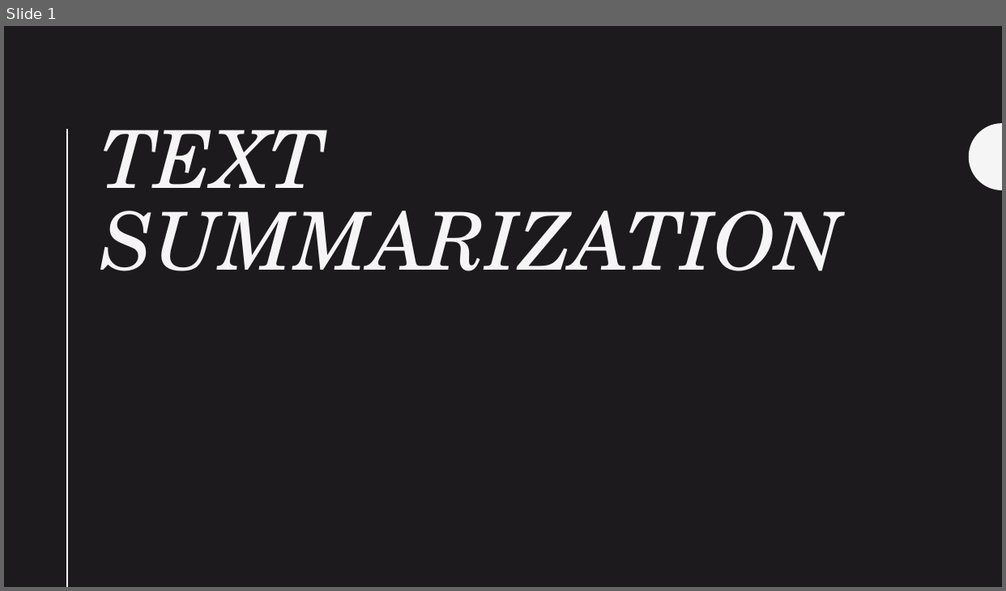
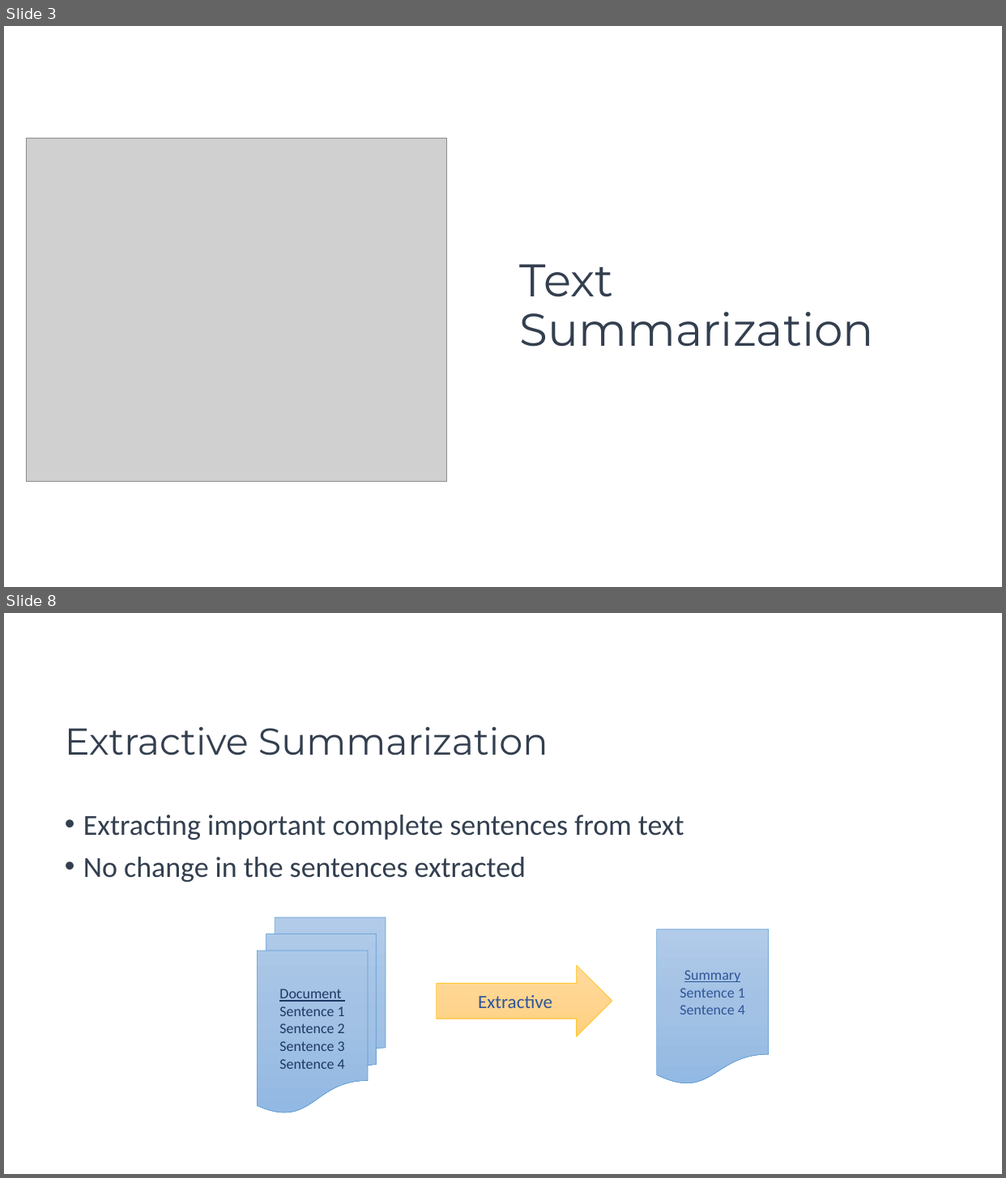
Before and after one commit to mhserry/F21AA, a slide deck: CW2/Submission/Text Summarization.pptx. Shown one above the other, each under a label of ours: slide 1 before the commit, slides 3 and 8 after it; the slides between them are not shown. The pictures are 1006x591 and 1006x1178 pixels, drawn with LibreOffice and Linux fonts; fonts in the diff are those of the drawing; grey boxes stand for pictures. Boxes give left, top, right and bottom in pixels: in the first picture for what was removed or moved away, otherwise in the second. Text is boxed around its words. In the diff, an @@ line names an element or a change of style, - is before the commit and + after.

```diff
--- a/CW2/Submission/Text Summarization.pptx
+++ b/CW2/Submission/Text Summarization.pptx
@@ slide 8 added at box(4, 613, 1002, 1174), background #FFFFFF @@
@@ title added at box(65, 726, 548, 756), 36 pt, text #333F50 @@
+Extractive Summarization
@@ text added at box(83, 815, 684, 882), 28 pt, text #333F50 @@
+• Extracting important complete sentences from text
+• No change in the sentences extracted
@@ flow chart multidocument added at box(257, 918, 386, 1113), fill gradient #B1CBE9 to #A3C1E5 to #93B9E4, outline #5B9BD5 0.5 pt, 14 pt, text #203864 @@
+Document
+Sentence 1
+Sentence 2
+Sentence 3
+Sentence 4
@@ flow chart document added at box(657, 930, 769, 1085), fill gradient #B1CBE9 to #A3C1E5 to #93B9E4, outline #5B9BD5 0.5 pt, 14 pt, text #2F5597 @@
+Summary
+Sentence 1
+Sentence 4
@@ right arrow added at box(437, 965, 612, 1037), fill gradient #FFDB9E to #FFD590 to #FFD07C, outline #FFC000 0.5 pt, 18 pt, text #2F5597 @@
+Extractive
@@ what was slide 1 is now slide 3 @@
@@ slide 3 changed as well @@
@@ background #1D1A1D to #FFFFFF @@
@@ picture added at box(27, 139, 447, 482) @@
@@ line removed from (68, 130) to (68, 587) @@
@@ freeform shape removed at box(969, 123, 1002, 190) @@
@@ title "Text Summarization" at box(520, 264, 874, 347): vertical alignment top to middle @@
@@ title at box(520, 264, 874, 347): text changed; size 77 to 44 pt; font TeX Gyre Schola to Montserrat; text colour #F5F5F5 to #333F50; italic off @@
-TEXT SUMMARIZATION
+Text Summarization
```
Also in this commit, not shown: 1 other slide changed, 23 other slides added, 8 slides removed, 3 other files.
